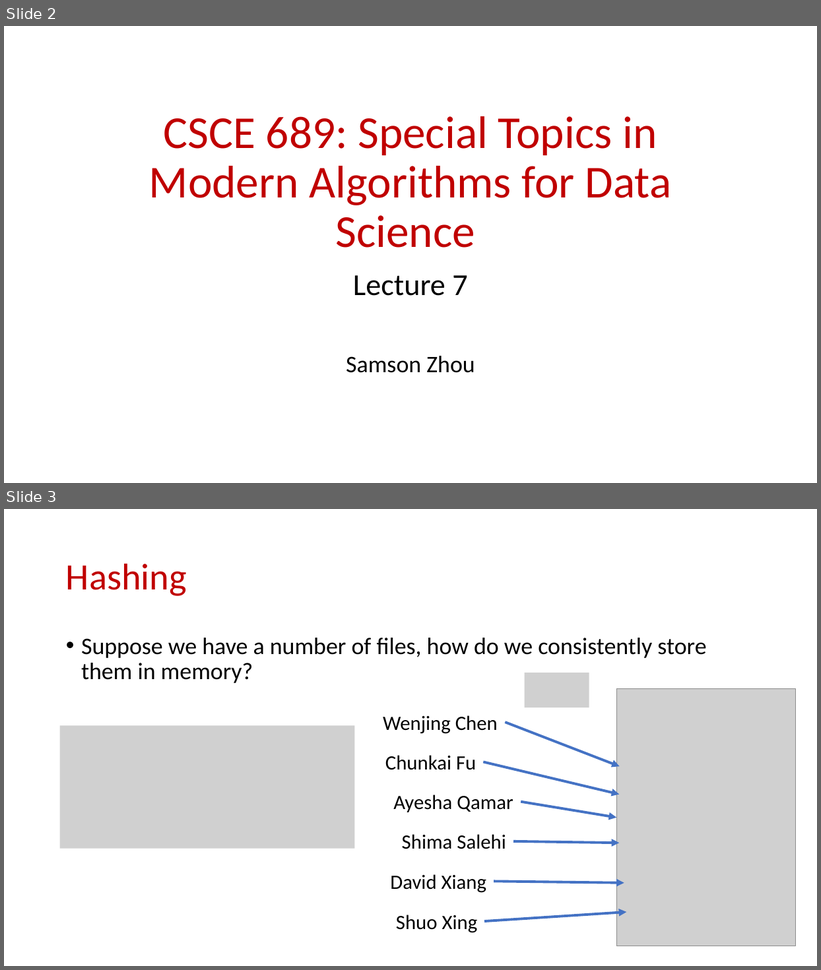
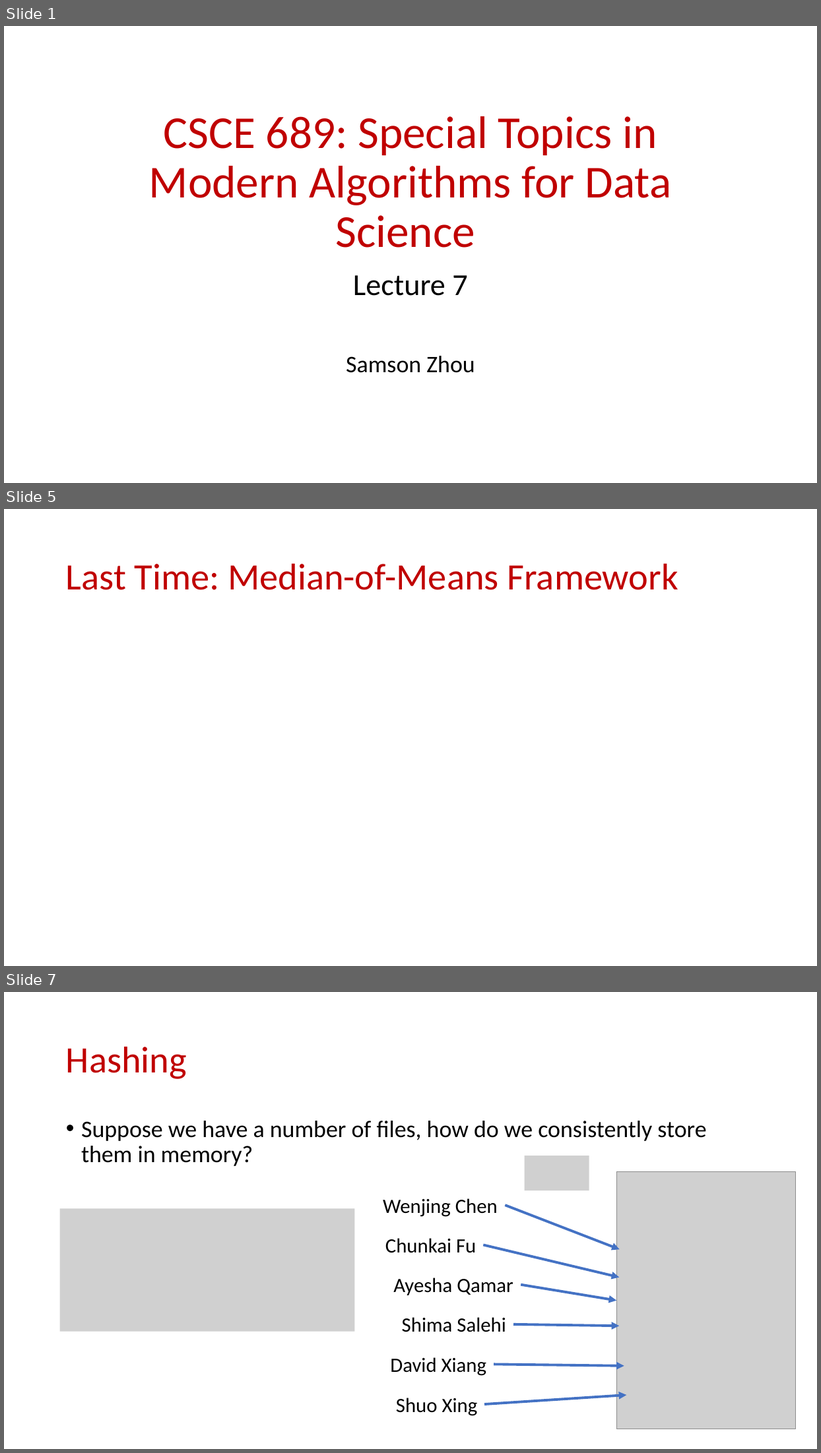
Before and after one commit to samsonzhou/samsonzhou.github.io, a slide deck: CSCE689-23/L7.pptx. Shown one above the other, each under a label of ours: slides 2 and 3 before the commit, slides 1, 5 and 7 after it; the slides between them are not shown. The pictures are 821x970 and 821x1453 pixels, drawn with LibreOffice and Linux fonts; fonts in the diff are those of the drawing; grey boxes stand for pictures. Boxes give left, top, right and bottom in pixels: in the first picture for what was removed or moved away, otherwise in the second. Text is boxed around its words. In the diff, an @@ line names an element or a change of style, - is before the commit and + after.

```diff
--- a/CSCE689-23/L7.pptx
+++ b/CSCE689-23/L7.pptx
@@ slide 5 added at bbox=[4, 509, 817, 966], background #FFFFFF @@
@@ title added at bbox=[66, 563, 679, 590], 44 pt, text #C00000 @@
+Last Time: Median-of-Means Framework
@@ what was slide 2 is now slide 1 @@
@@ what was slide 3 is now slide 7 @@
```
Also in this commit, not shown: 1 slide changed, 24 other slides added, 1 slide removed.
